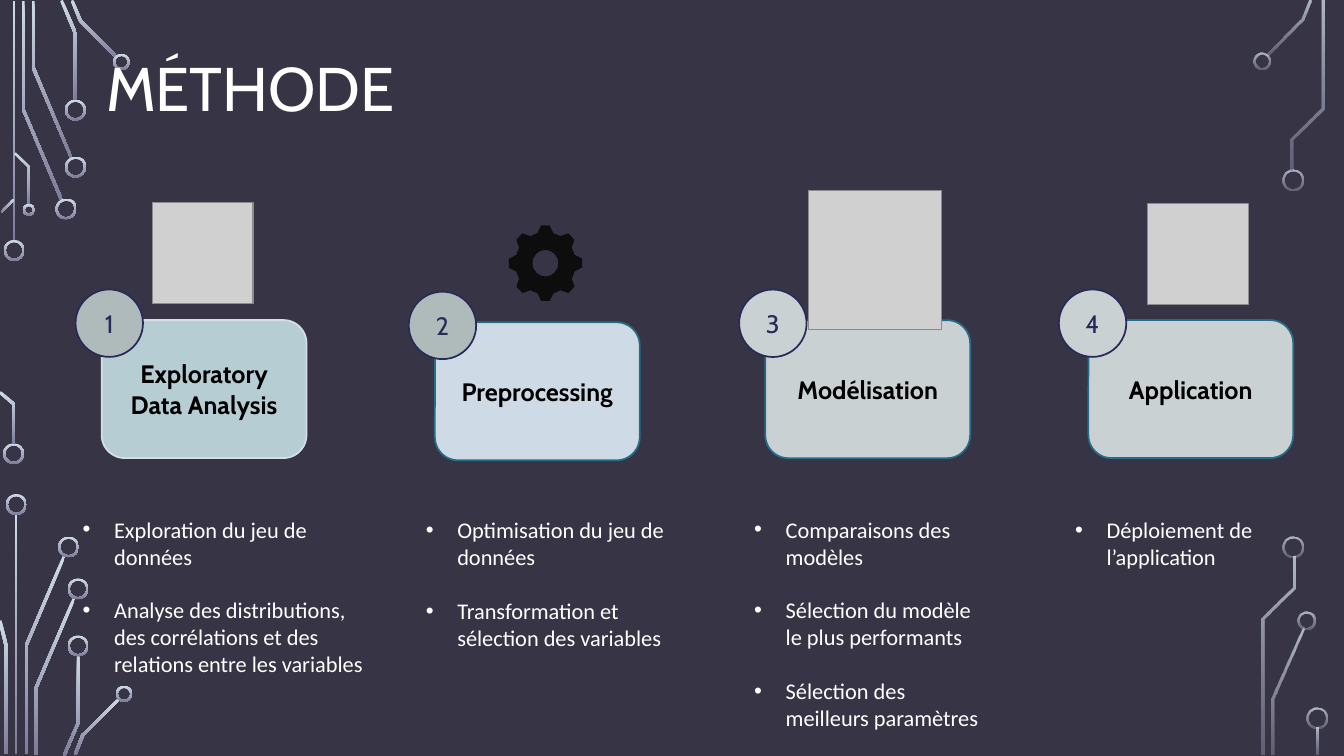
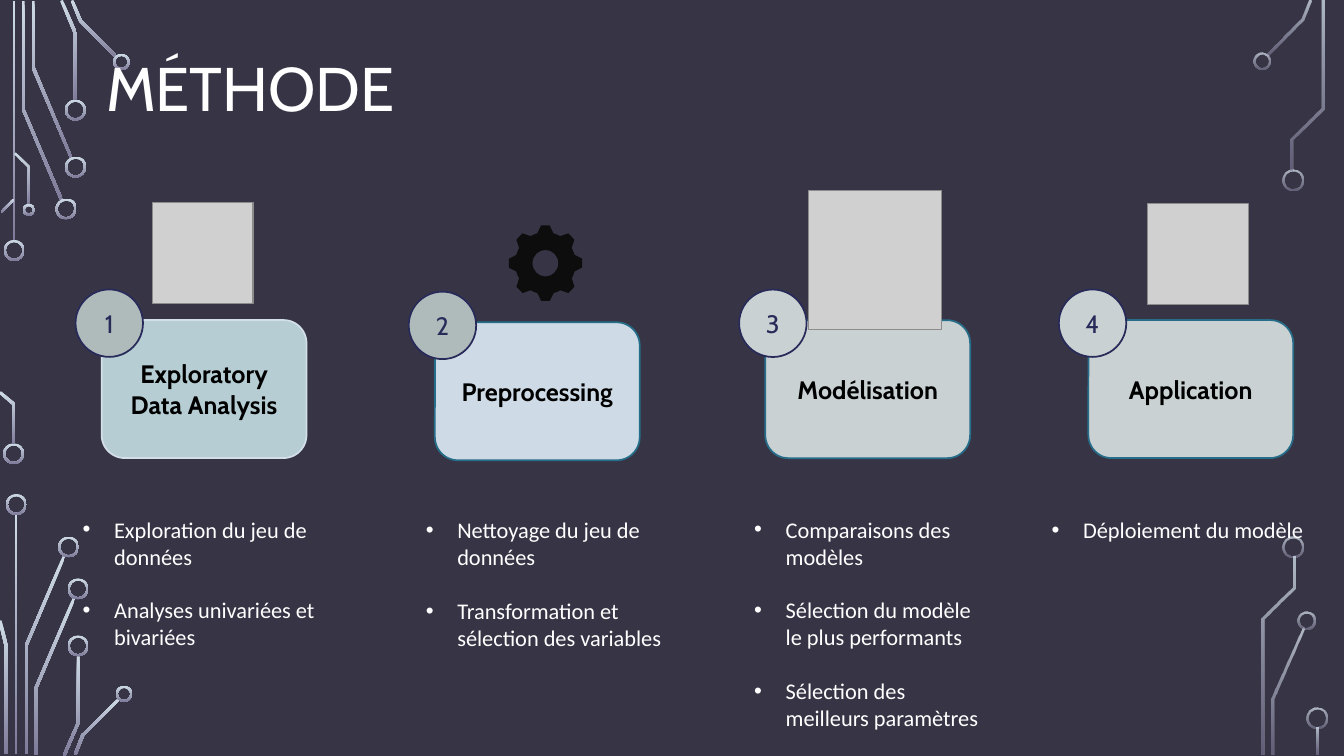
Before and after one commit to francoisvercellotti/application-detection-faux-billets, a slide deck: slide 3 of Vercellotti_François_3_support_presentation_092024.pptx. Drawn at 1344x756 pixels with LibreOffice and Linux fonts; fonts in the diff are those of the drawing; grey boxes stand for pictures; background and template pictures are left out. Boxes give left, top, right and bottom in pixels: in the first picture for what was removed or moved away, otherwise in the second. Text is boxed around its words. In the diff, an @@ line names an element or a change of style, - is before the commit and + after.

Commit message:
Transforme la fonction de prediction en application

```diff
--- a/Vercellotti_François_3_support_presentation_092024.pptx
+++ b/Vercellotti_François_3_support_presentation_092024.pptx
@@ text at (457, 522, 640, 565): text changed @@
-• Optimisation du jeu de données
+• Nettoyage du jeu de données
@@ text at (1083, 522, 1303, 545): text changed @@
-• Déploiement de l’application
+• Déploiement du modèle
@@ text at (114, 602, 314, 645): text changed @@
-• Analyse des distributions, des corrélations et des relations entre les variables
+• Analyses univariées et bivariées
```
Also in this commit, not shown: 11 other slides changed, 12 other files.
